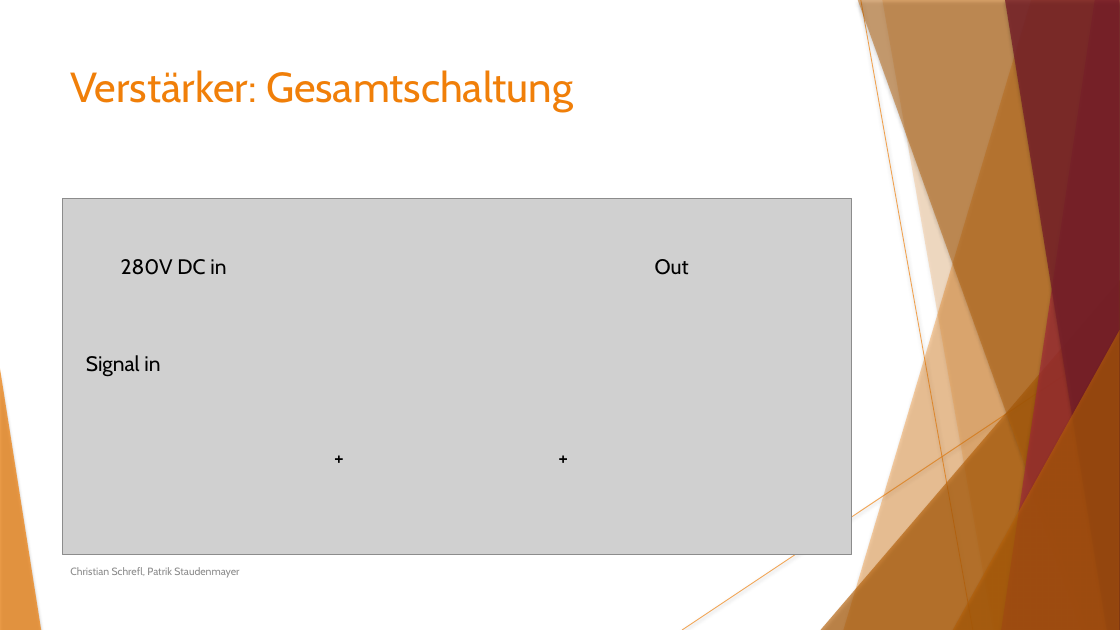
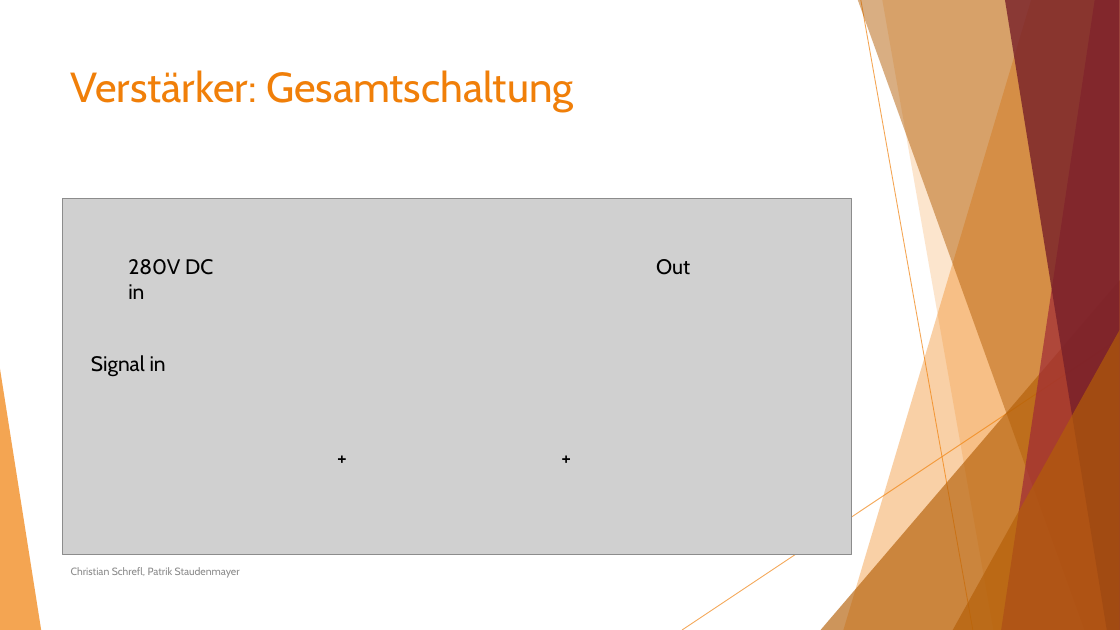
Before and after one commit to Staudi14/tube-amplifier, a slide deck: slide 16 of Präsentation/Staudenmayer_Schrefl_ProjektRöhrenverstärker.pptx. Drawn at 1120x630 pixels with LibreOffice and Linux fonts; fonts in the diff are those of the drawing; grey boxes stand for pictures. Boxes give left, top, right and bottom in pixels: in the first picture for what was removed or moved away, otherwise in the second. Text is boxed around its words. In the diff, an @@ line names an element or a change of style, - is before the commit and + after.

Commit message:
+Update Fixed formatting :sparkle:

```diff
--- a/Präsentation/Staudenmayer_Schrefl_ProjektRöhrenverstärker.pptx
+++ b/Präsentation/Staudenmayer_Schrefl_ProjektRöhrenverstärker.pptx
@@ line (861, 0) - (973, 630): stroke #F07F09 0.74 pt to #F07F09 0.75 pt @@
@@ freeform shape at (882,0,1120,630): shadow off; outline redrawn @@
@@ text "280V DC in" rewrapped from (121,259,226,275) to (128,259,213,299) @@
@@ text "Signal in": place and size @@
-text "Signal in" at (86,355,160,377)
+text "Signal in" at (91,355,166,377)
@@ line (1120, 339) - (682, 630): stroke #F07F09 0.74 pt to #F07F09 0.75 pt @@
@@ shadow off in 7 elements at (844,0,1120,630), (821,280,1120,630), (858,0,1120,630), (1002,0,1120,630), (1005,0,1120,630), (953,330,1120,630), (0,369,41,630) @@
@@ text "+" rewrapped from (550,441,585,475) to (554,441,582,475) @@
@@ text "Christian Schrefl, Patrik Staudenmayer" at (71,567,240,578): text colour #8B8B8B to #8C8C8C @@
```
Also in this commit, not shown: 19 other slides changed.
